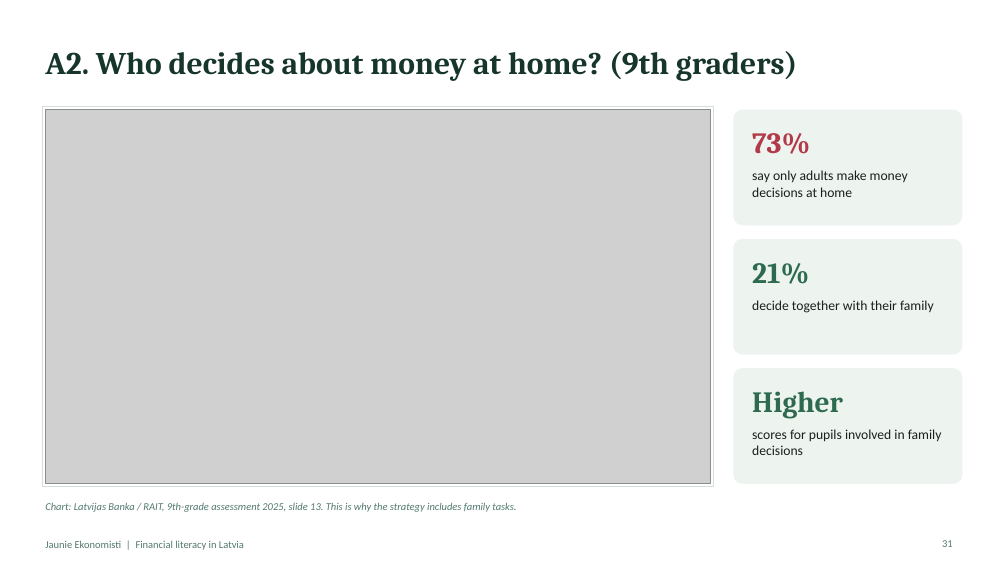
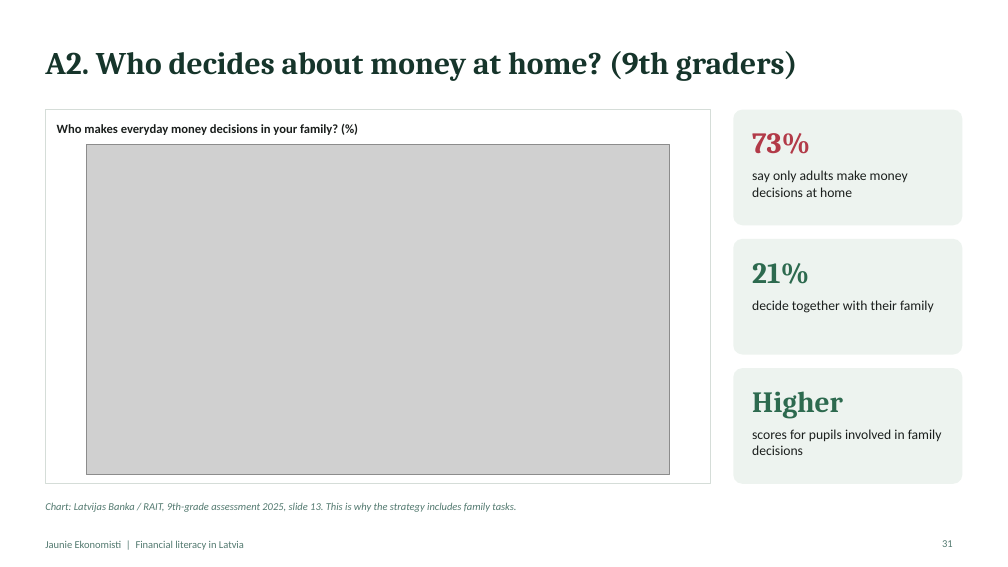
Before and after one commit to ArtisLV890/Elective-Impact-Making-for-the-Competitiveness-and-Data-Driven-Decisions-2026-2027, a slide deck: slide 31 of financial-literacy/presentation/Financial literacy in Latvia - presentation.pptx. Drawn at 1008x567 pixels with LibreOffice and Linux fonts; fonts in the diff are those of the drawing; grey boxes stand for pictures. Boxes give left, top, right and bottom in pixels: in the first picture for what was removed or moved away, otherwise in the second. Text is boxed around its words. In the diff, an @@ line names an element or a change of style, - is before the commit and + after.

```diff
--- a/financial-literacy/presentation/Financial literacy in Latvia - presentation.pptx
+++ b/financial-literacy/presentation/Financial literacy in Latvia - presentation.pptx
@@ text added at [57,124,338,135], 12 pt, text #1B1F1D, bold @@
+Who makes everyday money decisions in your family? (%)
@@ picture: place and size @@
-picture at [45,110,711,484]
+picture at [86,144,670,475]
```
Also in this commit, not shown: 8 other slides changed, 20 other files.
